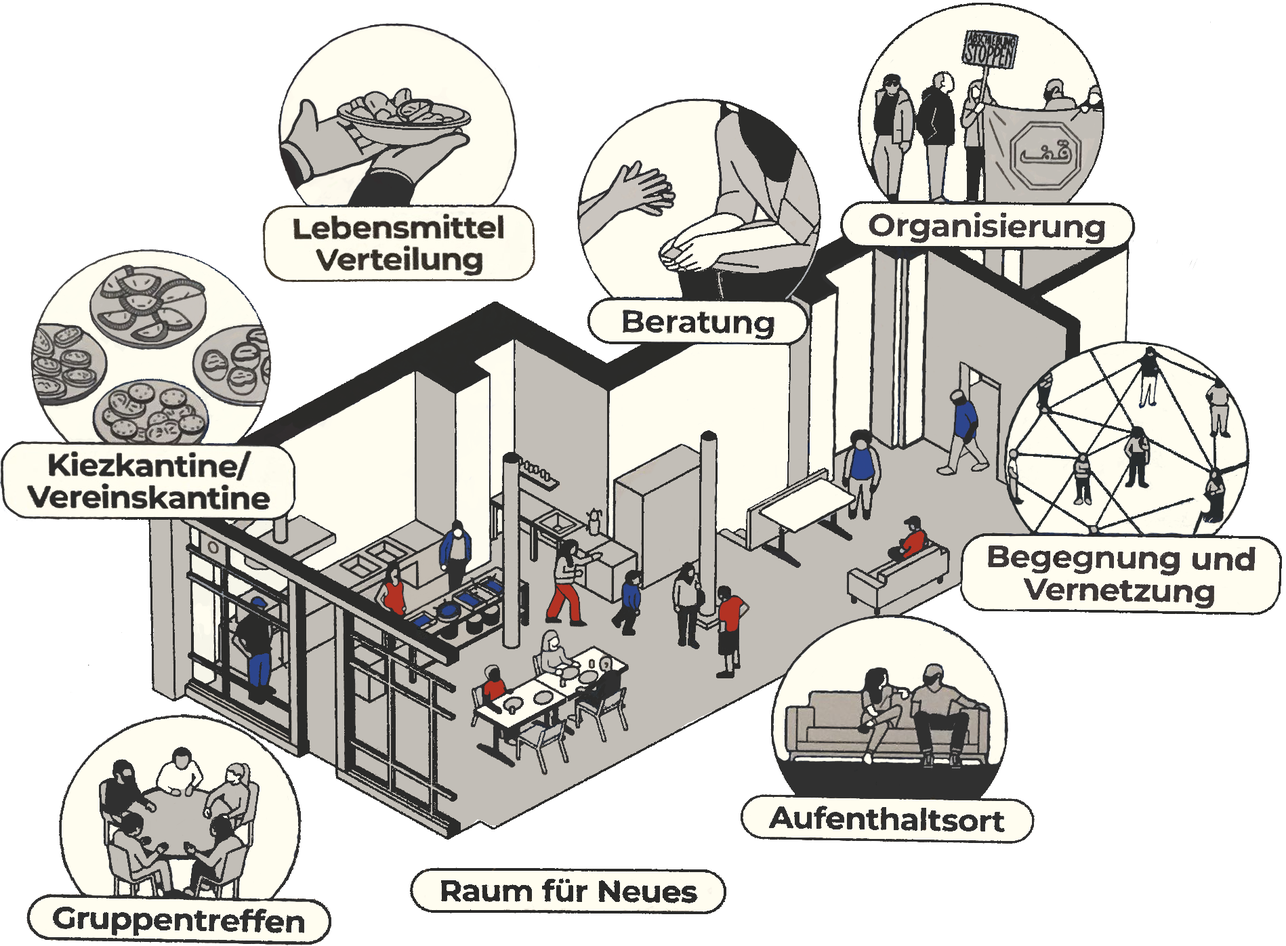
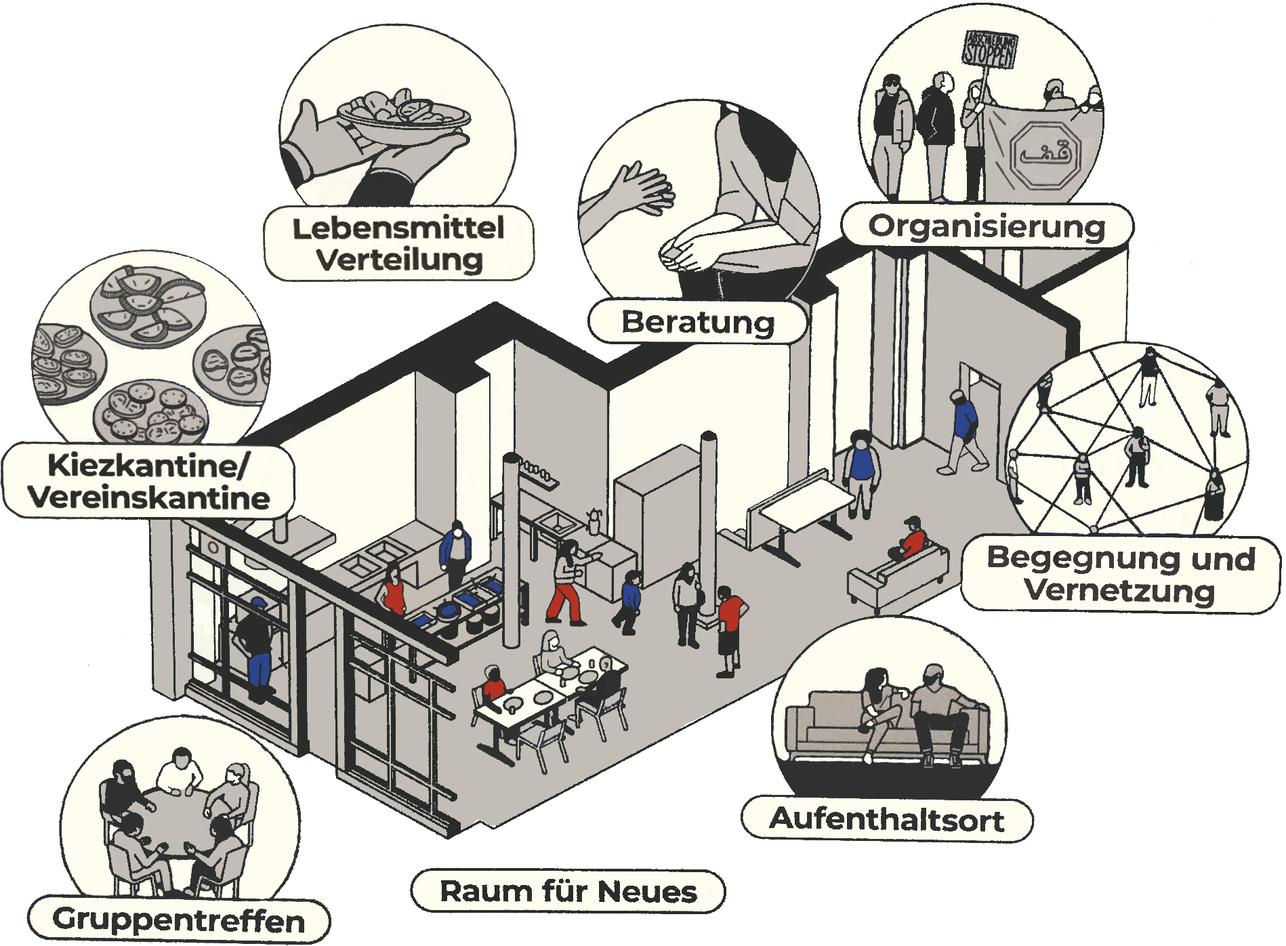
Before/after of a w=1286, h=946 layered artwork. What changed in the layer stack:
painted on "Schwebende Ebene" over [1017, 358, 1247, 534]
